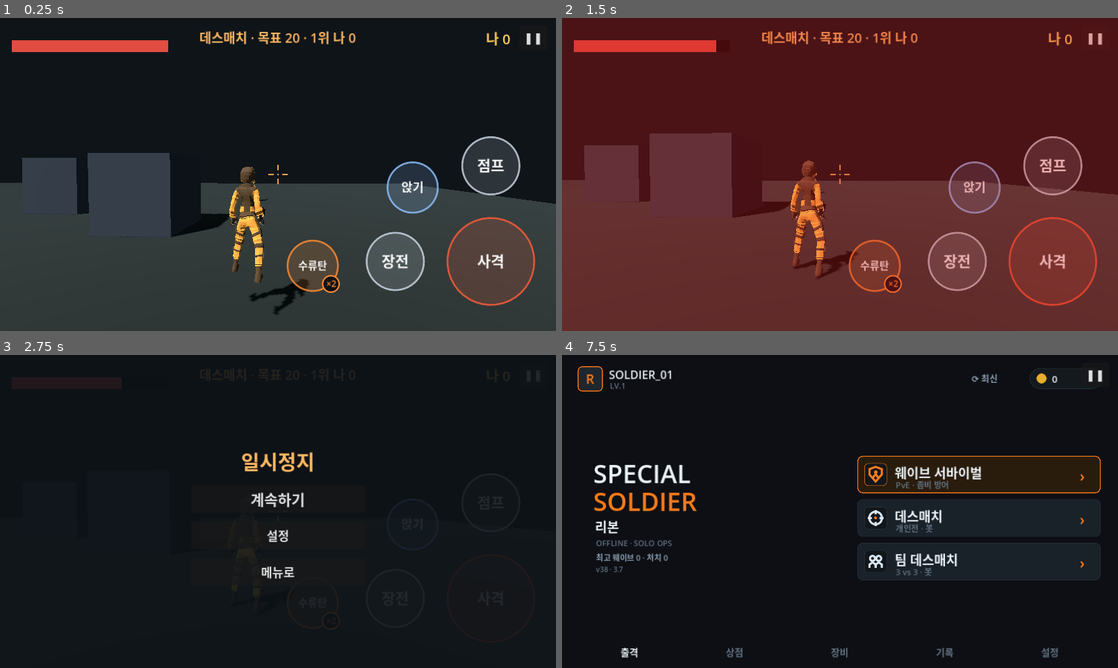
Above: before the commit, frames 1-4 (two rows, left to right).
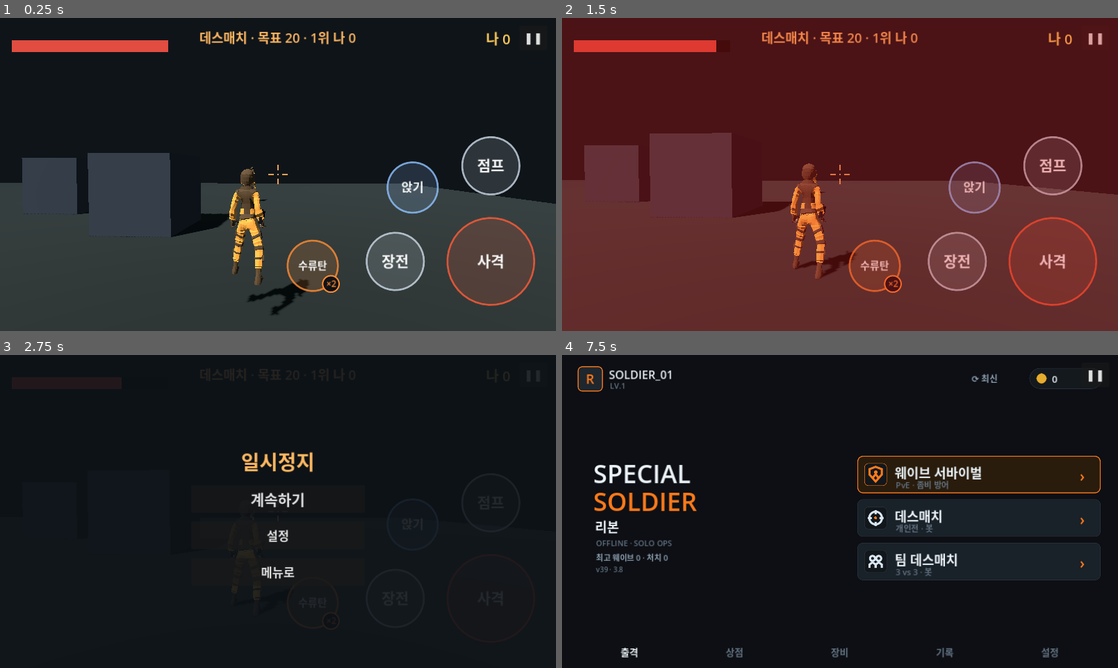
Above: after the commit, the same moments.

Repository: jjongjjongs/Reborn
Game: Godot game, scene res://Deathmatch.tscn
Same seed, same stepped clock (60 frames per second), same inputs: the game is played once before the commit and once after it. This scene is started directly instead of the project's main scene.
Inputs:
- Up to frame 1 (0.25 s): no input
- Up to frame 2 (1.5 s): click "❚❚" at 0.5 s; click "계속하기" at 1.25 s
- Up to frame 3 (2.75 s): click "❚❚" at 2 s
- Up to frame 4 (7.5 s): click "설정" at 2.75 s; click "메뉴로" at 3.5 s; click "❚❚" at 4.25 s; click "계속하기" at 5 s; click "격자" at 5.75 s; click "리셋" at 6.5 s; click "완료" at 7.25 s

The runs differ from the first frame. In frame 1, 0.7% of the frame differs, in the area x 41-55%, y 47-95%; in frame 2, 0.7%; in frame 3, less than 0.1%; in frame 4, less than 0.1%.

Commit message:
fix: 앉기·사망 시 몸이 공중에 뜨던 문제 (v39)
- soldier.gd: 리타게팅이 뼈 회전만 옮겨 앉기/사망 모션의 엉덩이 하강이 빠져 있었음.
  원본 엉덩이 높이 변화량(Idle 기준)을 SWAT 크기 비율로 환산해 몸 전체에 적용.
- 다리 비율 차이로 남는 들뜸은 발끝 접지 보정(가장 낮은 발끝을 서 있을 때 높이로
  내림, 최대 20cm, 사망 중 제외). 서 있을 때 있던 4cm 들뜸도 함께 해소.
- 측정: 서기/걷기/앉기/앉아 이동 모두 최저 발끝 0.02m로 일치, 바닥 시점 렌더 확인.
- 버전 38→39 (3.7→3.8)

Co-Authored-By: Claude Opus 5.5 <noreply@anthropic.com>
Claude-Session: https://claude.ai/code/session_017gCHGQkLFHx2VS6S1QuV14

Diff:
--- a/game/project.godot
+++ b/game/project.godot
@@ -4,8 +4,8 @@
 [application]
 
 config/name="스페셜솔져 리본"
-config/version="3.7"
-config/build_code=38
+config/version="3.8"
+config/build_code=39
 run/main_scene="res://Menu.tscn"
 config/icon="res://icon.svg"
 config/quit_on_go_back=false
--- a/game/soldier.gd
+++ b/game/soldier.gd
@@ -64,6 +64,15 @@
 var _windup := false
 var _throw_t := 0.0
 var _nade: Node3D
+# hip height: the clips lower the hips (crouch, death); rotations alone would leave
+# the body floating, so follow the source hip height change (scaled to SWAT size)
+var _swat: Node3D
+var _src_hips := -1
+var _rs := Transform3D.IDENTITY
+var _ref_hips_y := 0.0
+var _hip_ratio := 1.0
+var _toes := PackedInt32Array()
+var _ref_toe_y := 0.0
 var _aiming := false
 var _dead := false
 var _oneshot := 0.0
@@ -76,6 +85,7 @@
 	_gun_mat.albedo_color = Color(0.07, 0.07, 0.09)
 	# visible SWAT
 	var swat := SWAT.instantiate()
+	_swat = swat
 	swat.rotation.y = yaw_offset
 	add_child(swat)
 	for n in _all(swat):
@@ -94,6 +104,19 @@
 	if _ap:
 		_ap.play("Idle"); _ap.seek(0.0, true)
 	_build_map()
+	if _src != null and _tgt != null:
+		_src_hips = _src.find_bone("DEF-hips")
+		var th := _tgt.find_bone("Hips")
+		if _src_hips >= 0 and th >= 0:
+			_rs = _rel(_src)
+			_ref_hips_y = (_rs * _src.get_bone_global_pose(_src_hips).origin).y
+			var tgt_hips_y := (_rel(_tgt) * _tgt.get_bone_global_rest(th).origin).y
+			if _ref_hips_y > 0.01:
+				_hip_ratio = tgt_hips_y / _ref_hips_y
+		for t in ["Foot.L_end", "Foot.R_end"]:
+			var ti := _tgt.find_bone(t)
+			if ti >= 0: _toes.append(ti)
+		_ref_toe_y = _min_toe_y()       # standing reference (SWAT rest)
 	_build_gun()
 	if _tgt: _hand_idx = _tgt.find_bone("Hand.R")
 	if _ap: _ap.play("Idle"); _base = "Idle"
@@ -225,6 +248,22 @@
 		if par >= 0:
 			pg = _tgt.get_bone_global_pose(par).basis.get_rotation_quaternion()
 		_tgt.set_bone_pose_rotation(_tgt_idx[i], pg.inverse() * d_skel)
+	if _src_hips >= 0 and _swat != null:
+		var hy := (_rs * _src.get_bone_global_pose(_src_hips).origin).y
+		_swat.position.y = (hy - _ref_hips_y) * _hip_ratio
+		# leg proportions differ, so a crouch can still leave the toes a few cm up:
+		# pull the body down until the lowest toe is back at the standing level
+		if not _dead and _toes.size() > 0:
+			var lift := _min_toe_y() - _ref_toe_y
+			if lift > 0.0:
+				_swat.position.y -= minf(lift, 0.2)
+
+func _min_toe_y() -> float:
+	var rt := _rel(_tgt)
+	var m := 1e9
+	for ti in _toes:
+		m = minf(m, (rt * _tgt.get_bone_global_pose(ti).origin).y)
+	return m if m < 1e8 else 0.0
 
 func _team_tint(mi: MeshInstance3D) -> void:
 	if mi.mesh == null: return
Not shown, changed: game/export_presets.cfg
